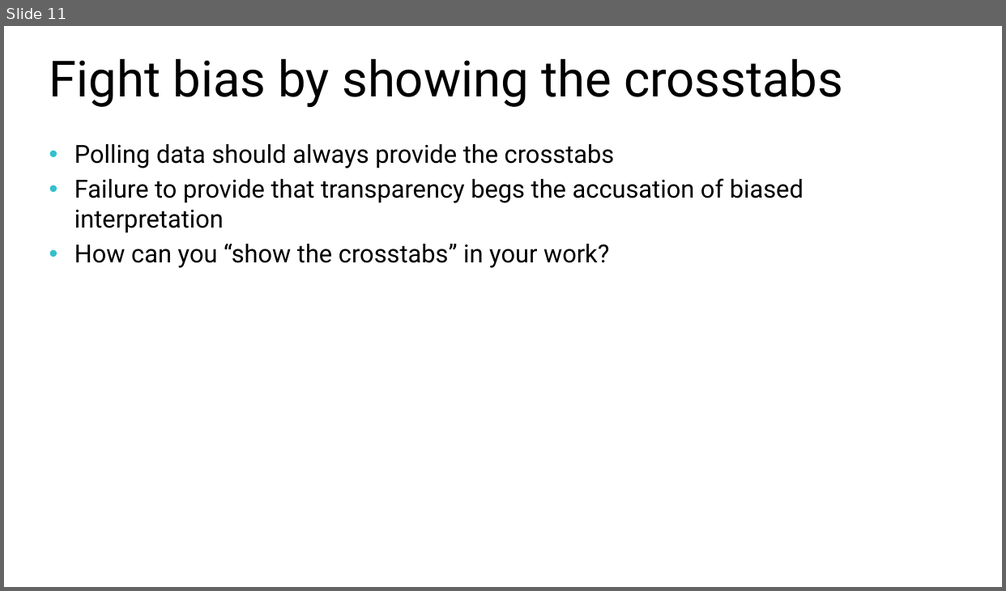
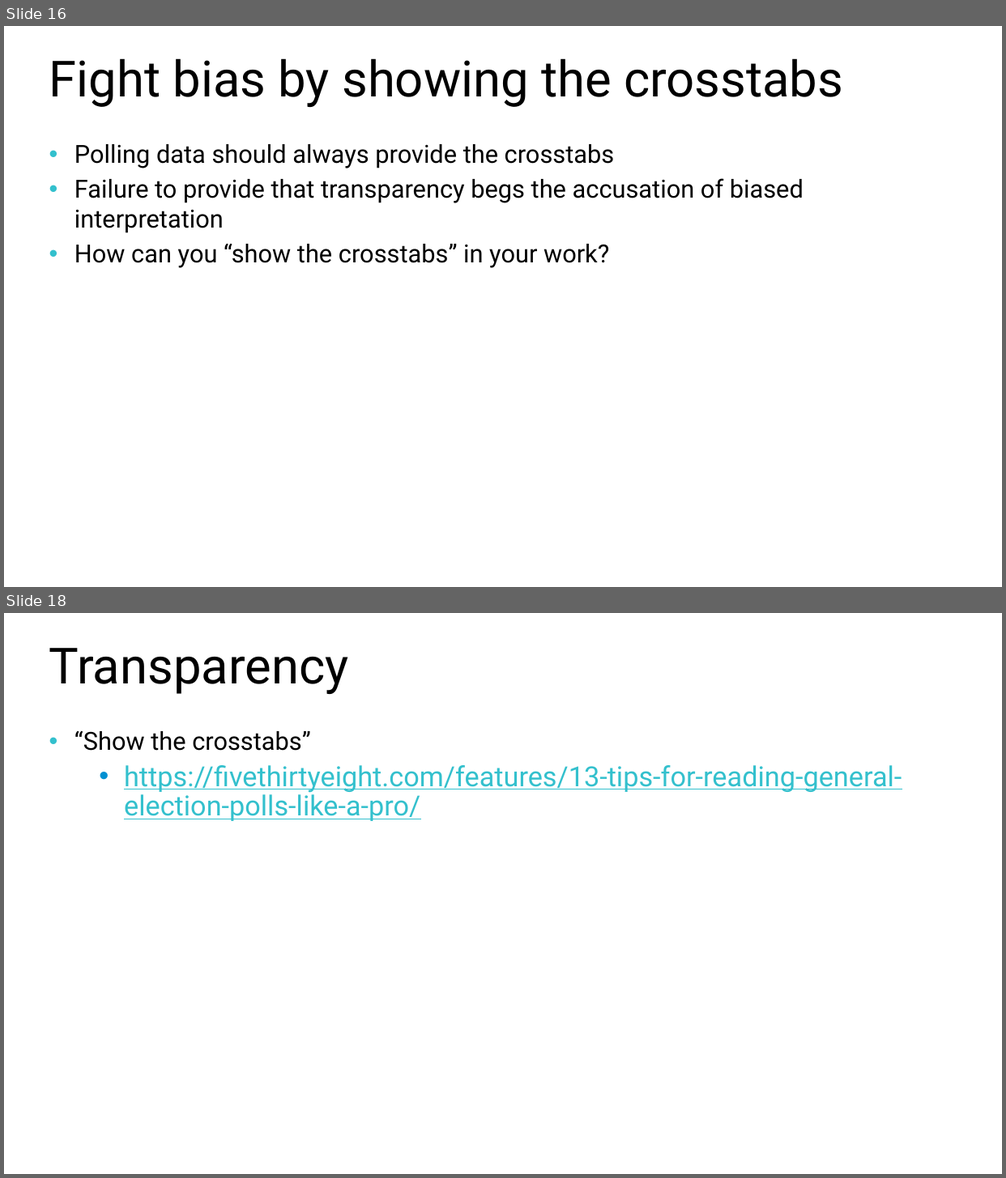
Before and after one commit to williamadba/Public-Presentations, a slide deck: SQLSat Baton Rouge BI 2020/Ethics in Modern Data.pptx. Shown one above the other, each under a label of ours: slide 11 before the commit, slides 16 and 18 after it; the slides between them are not shown. The pictures are 1006x591 and 1006x1178 pixels, drawn with LibreOffice and Linux fonts; fonts in the diff are those of the drawing. Boxes give left, top, right and bottom in pixels: in the first picture for what was removed or moved away, otherwise in the second. Text is boxed around its words. In the diff, an @@ line names an element or a change of style, - is before the commit and + after.

```diff
--- a/SQLSat Baton Rouge BI 2020/Ethics in Modern Data.pptx
+++ b/SQLSat Baton Rouge BI 2020/Ethics in Modern Data.pptx
@@ slide 18 added at (4, 613, 1002, 1174), background #FFFFFF @@
@@ title added at (49, 648, 349, 694), 36 pt, text #000000 @@
+Transparency
@@ text added at (74, 730, 901, 821), 20 pt, text #33C0CD, underline @@
+• “Show the crosstabs”
+  • https://fivethirtyeight.com/features/13-tips-for-reading-general-election-polls-like-a-pro/
@@ what was slide 11 is now slide 16 @@
```
Also in this commit, not shown: 7 slides changed, 12 other slides added.
